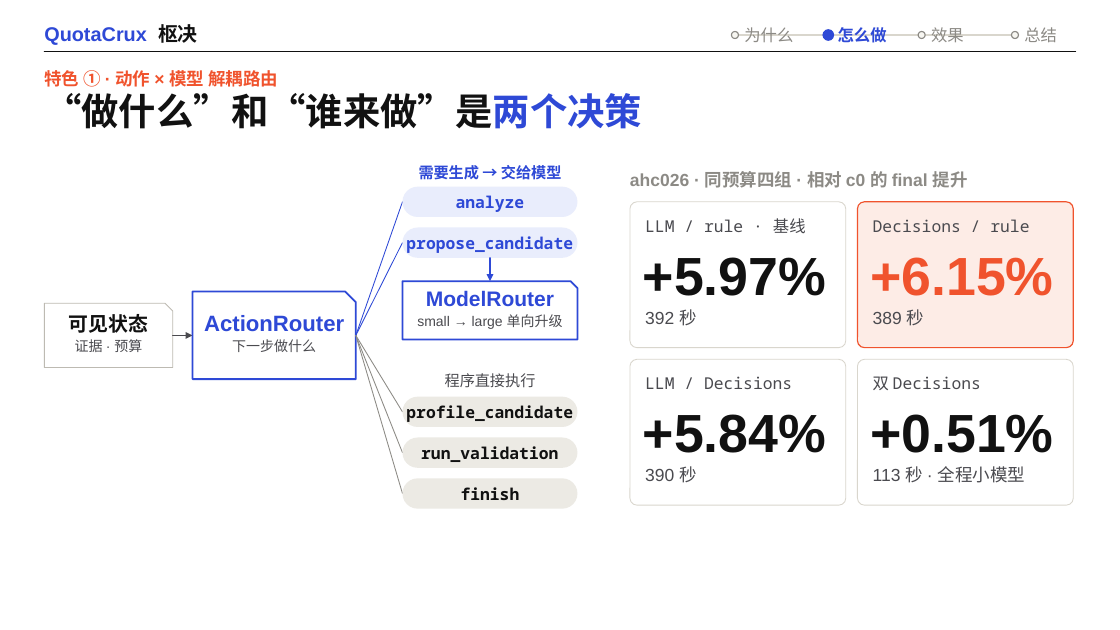
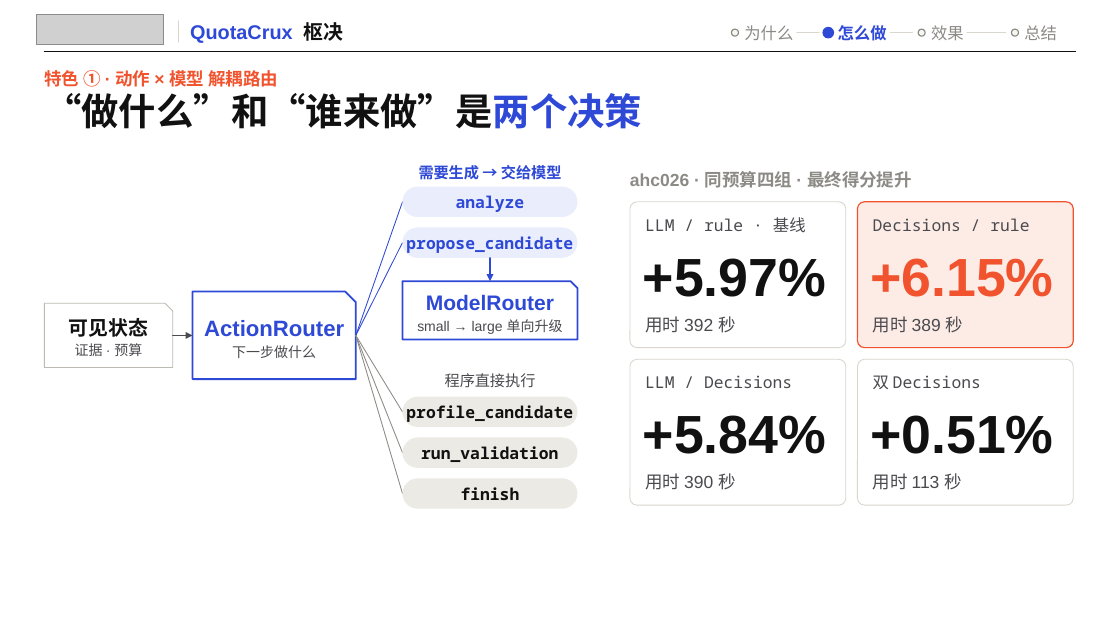
Before and after one commit to bohack-2026-hw/QuotaCrux, a slide deck: slide 8 of docs/presentation/QuotaCrux.pptx. Drawn at 1120x630 pixels with LibreOffice and Linux fonts; fonts in the diff are those of the drawing; grey boxes stand for pictures; background and template pictures are left out. Boxes give left, top, right and bottom in pixels: in the first picture for what was removed or moved away, otherwise in the second. Text is boxed around its words. In the diff, an @@ line names an element or a change of style, - is before the commit and + after.

Commit message:
deck: BoHack intro on the cover and lockup top-left on every slide; centred card text, units on every number, nav gaps, centred cross, no wraps

```diff
--- a/docs/presentation/QuotaCrux.pptx
+++ b/docs/presentation/QuotaCrux.pptx
@@ picture added at (x1=37, y1=14, x2=164, y2=45) @@
@@ line added from (178, 21) to (178, 42), #D9D6CD 1 pt @@
@@ text "QuotaCrux 枢决" moved from (x1=44, y1=24, x2=198, y2=45) to (x1=190, y1=22, x2=344, y2=43) @@
@@ line added from (797, 33) to (819, 33), #D9D6CD 1 pt @@
@@ line moved from (735, 35) - (1015, 35) to (891, 33) - (912, 33) @@
@@ line added from (967, 33) to (1006, 33), #D9D6CD 1 pt @@
@@ text at (x1=630, y1=171, x2=912, y2=188): text changed @@
-ahc026 · 同预算四组 · 相对 c0 的 final 提升
+ahc026 · 同预算四组 · 最终得分提升
@@ text "ActionRouter" moved from (x1=232, y1=339, x2=316, y2=352) to (x1=204, y1=320, x2=344, y2=358) @@
@@ text "ModelRouter" moved from (x1=417, y1=314, x2=563, y2=329) to (x1=417, y1=294, x2=563, y2=334) @@
@@ text at (x1=426, y1=294, x2=554, y2=310): paragraph added @@
+ModelRouter
@@ text removed at (x1=426, y1=290, x2=554, y2=306) @@
-ModelRouter
@@ vertical alignment top to middle in 7 elements at (x1=643, y1=258, x2=826, y2=297), (x1=870, y1=258, x2=1053, y2=297), (x1=643, y1=415, x2=826, y2=454), (x1=870, y1=415, x2=1053, y2=454), (x1=417, y1=294, x2=563, y2=334), (x1=204, y1=320, x2=344, y2=358), (x1=69, y1=318, x2=148, y2=356) @@
@@ text "可见状态" moved from (x1=75, y1=339, x2=142, y2=352) to (x1=69, y1=318, x2=148, y2=356) @@
@@ text at (x1=69, y1=318, x2=148, y2=337): paragraph added @@
+可见状态
@@ text removed at (x1=69, y1=314, x2=148, y2=333) @@
-可见状态
@@ text at (x1=204, y1=320, x2=344, y2=337): paragraph added @@
+ActionRouter
@@ text removed at (x1=204, y1=315, x2=344, y2=332) @@
-ActionRouter
@@ text at (x1=417, y1=319, x2=563, y2=334): line spacing 1 to 1.15 @@
@@ text at (x1=645, y1=316, x2=735, y2=333): text changed @@
-392 秒
+用时 392 秒
@@ text at (x1=873, y1=316, x2=963, y2=333): text changed @@
-389 秒
+用时 389 秒
@@ text at (x1=75, y1=343, x2=142, y2=356): line spacing 1 to 1.15 @@
@@ text at (x1=232, y1=345, x2=316, y2=358): line spacing 1 to 1.15 @@
@@ text at (x1=645, y1=473, x2=735, y2=490): text changed @@
-390 秒
+用时 390 秒
@@ text at (x1=873, y1=473, x2=961, y2=490): text changed @@
-113 秒 · 全程小模型
+用时 113 秒
```
Also in this commit, not shown: 21 other slides changed, 6 other files.
